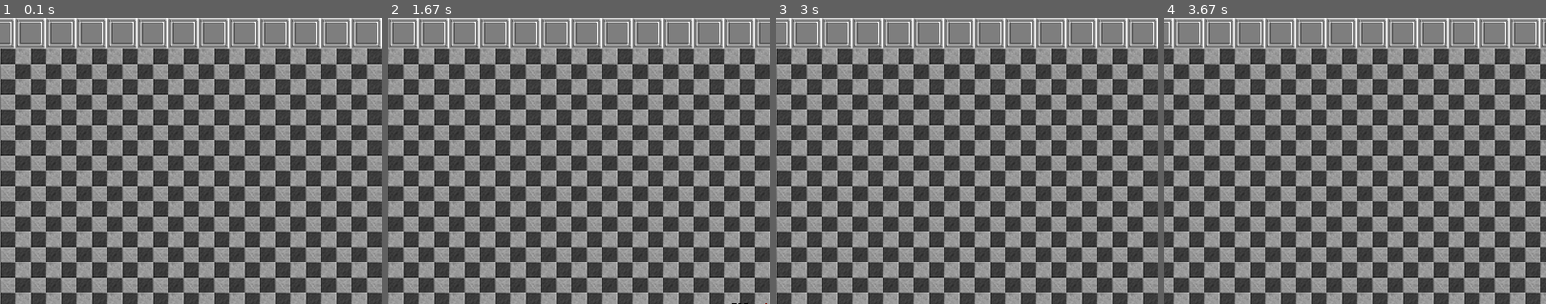
Above: before the commit, frames 1-4 (left to right).
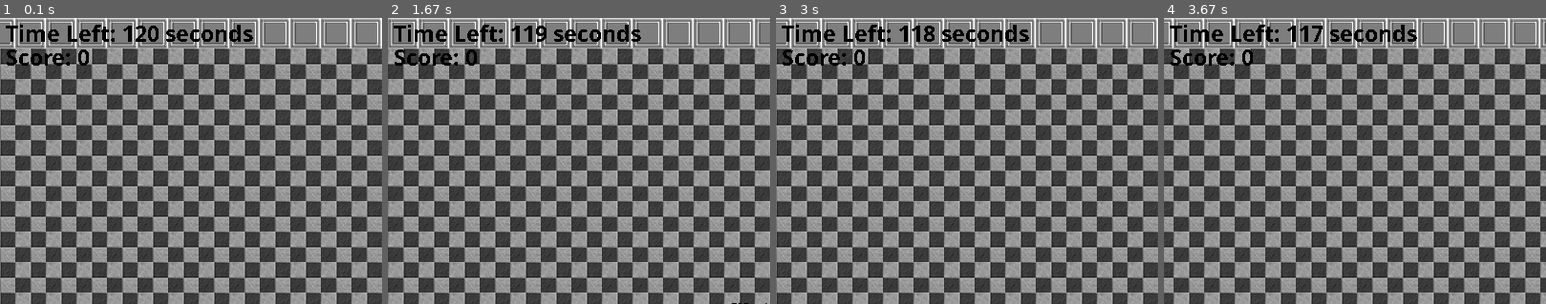
Above: after the commit, the same moments.

Repository: bly852/ICS3U1
Game: pygame game, started from (19.12.06) Culminating/game.py
Two runs of this game, one before a commit and one after it. Both use one fixed random seed, a clock stepped at 60 frames per second and the inputs below.
Inputs:
- Up to frame 1 (0.1 s): no input
- Up to frame 2 (1.67 s): hold D 0.33-0.8 s; hold W 0.83-1.13 s; hold D 1.17-1.63 s
- Up to frame 3 (3 s): hold A 1.67-2.2 s; hold S 2.23-2.53 s; hold A 2.57-2.97 s
- Up to frame 4 (3.67 s): hold W 3-3.37 s; hold D from 3.4 s (still down)
The pictures show only the part of the screen within x 0-50%, y 0-50%; the shares and areas given below are measured in that part.

The runs differ from the first frame. In frame 1, 1.9% of the frame differs, in the area x 1-67%, y 2-17%; in frame 2, 1.9%; in frame 3, 1.9%; in frame 4, 1.8%.

Commit message:
Added score counter and time limit text

Diff:
--- a/(19.12.06) Culminating/game.py
+++ b/(19.12.06) Culminating/game.py
@@ -13,6 +13,7 @@
 from sprites import *
 from os import path
 from map import *
+from gui import *
 
 
 class Game:
@@ -53,7 +54,6 @@
         # initializes the camera for the player
         self.camera = Camera(self.map.width, self.map.height)
 
-
         # generates the map based on a text file given
 
         # generates walls and floors
@@ -82,6 +82,7 @@
         """
         main game loop
         """
+        self.elapsed_time = 0
         self.foodTimer = 0
         while True:
             self.dt = self.fpsClock.tick(fps) / 1000
@@ -106,17 +107,35 @@
 
     def draw(self):
         """
-        part of the game loop - draws the new sprite positions to the screen
+        part of the game loop - draws the new sprite positions
+        and text to the screen
         """
         pygame.display.set_caption("{} | FPS: {:.0f} | Score: {}".format(title, self.fpsClock.get_fps(), self.player.score))
+
+        # blit all sprites to the screen
         for sprite in self.all_sprites:
             self.screen.blit(sprite.image, self.camera.apply(sprite))
+
+        # render and blit player score to the screen
+        self.player_score = main_font.render(' Score: {}'.format(self.player.score), False, black)
+        self.screen.blit(self.player_score, (0, 25))
+
+        # rener and blit remaining time to the screen
+        self.player_score = main_font.render(' Time Left: {} seconds'.format(time_limit-(int(self.elapsed_time))), False, black)
+        self.screen.blit(self.player_score, (0, 0))
+
+        # flip render to the screen
         pygame.display.flip()
 
     def events(self):
         """
         part of the game loop - checks for events
         """
+
+        self.elapsed_time += self.dt
+        if self.elapsed_time >= time_limit:
+            self.quit()
+
         # adds delta time every frame to check how much time has passed since
         # a new food sprite has been spawned
         self.foodTimer += self.dt
--- /dev/null
+++ b/(19.12.06) Culminating/gui.py
@@ -0,0 +1,14 @@
+#         course: ICS3U1 2019
+#       exercise: Culminating Activity
+#           date: 2019-12-06
+# student number: 340926187
+#           name: Brandon Ly
+#    description: Two players (Mr Chun & Mr Pileggi) running around the school collecting food for the food drive.
+
+# gui script
+
+import pygame
+from pygame.locals import *
+
+pygame.font.init()
+main_font = pygame.font.SysFont('Segoe UI', 25, True)
--- a/(19.12.06) Culminating/settings.py
+++ b/(19.12.06) Culminating/settings.py
@@ -21,6 +21,7 @@
 width, height = 800, 600 # (640x480 or 800x600 or 1024x768 or 1280x1024)
 fps = 240 # fps limit
 title = 'Food Wars'
+time_limit = 120 # game time limit in seconds
 
 
 # tiles
